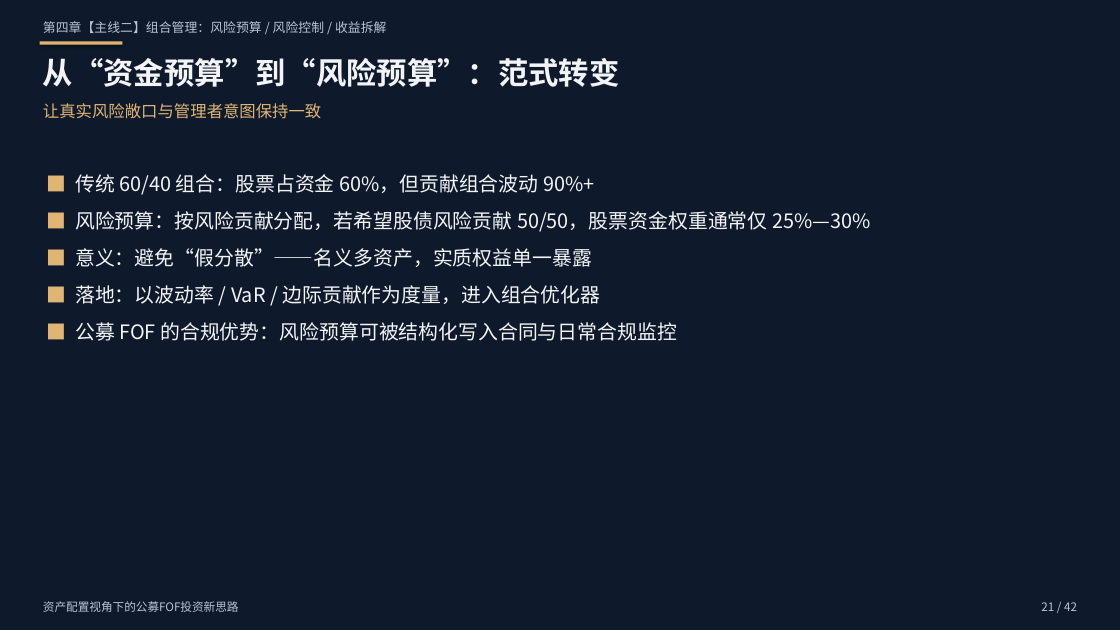
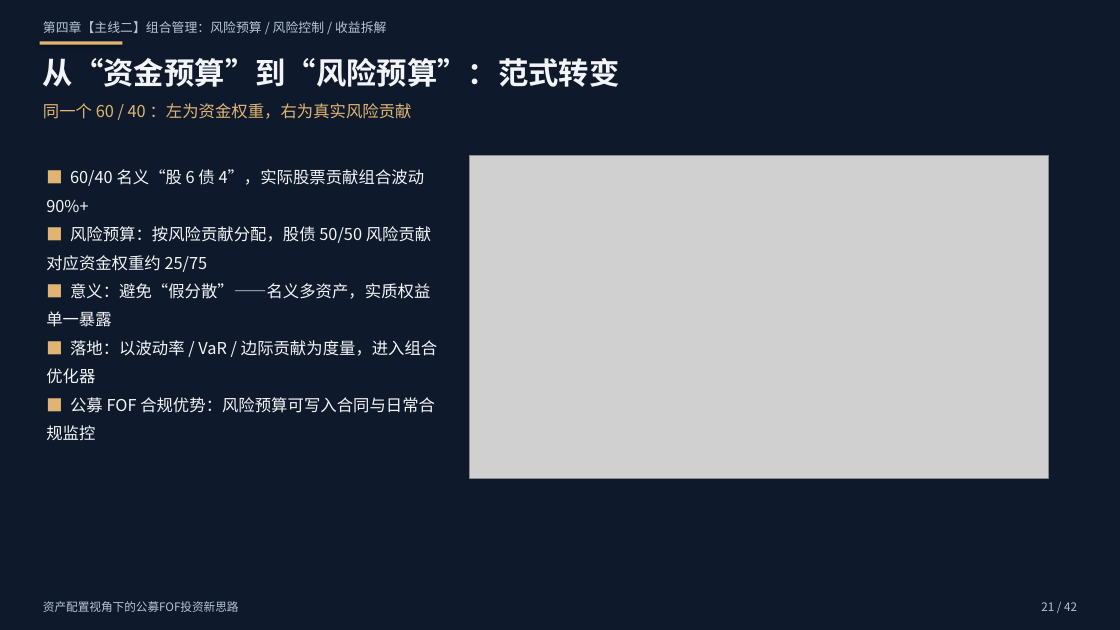
Before and after one commit to xuchendu-web/GGSDDU, a slide deck: slide 21 of output/FOF资产配置新思路.pptx. Drawn at 1120x630 pixels with LibreOffice and Linux fonts; fonts in the diff are those of the drawing; grey boxes stand for pictures. Boxes give left, top, right and bottom in pixels: in the first picture for what was removed or moved away, otherwise in the second. Text is boxed around its words. In the diff, an @@ line names an element or a change of style, - is before the commit and + after.

```diff
--- a/output/FOF资产配置新思路.pptx
+++ b/output/FOF资产配置新思路.pptx
@@ text at (43,103,412,119): text changed @@
-让真实风险敞口与管理者意图保持一致
+同一个 60 / 40 ：左为资金权重，右为真实风险贡献
@@ text at (46,169,431,272): text changed; size 17 to 14 pt @@
-■ 传统 60/40 组合：股票占资金 60%，但贡献组合波动 90%+
-■ 风险预算：按风险贡献分配，若希望股债风险贡献 50/50，股票资金权重通常仅 25%—30%
+■ 60/40 名义“股 6 债 4”，实际股票贡献组合波动 90%+
+■ 风险预算：按风险贡献分配，股债 50/50 风险贡献对应资金权重约 25/75
@@ picture added at (470,155,1049,478) @@
@@ text at (46,283,430,327): size 17 to 14 pt in "■ 意义：避免“假分散”——名义多资产，实质权益单一暴露"; line spacing 1.55 to 1.45 @@
@@ text at (46,340,437,440): text changed; size 17 to 14 pt @@
-■ 落地：以波动率 / VaR / 边际贡献作为度量，进入组合优化器
-■ 公募 FOF 的合规优势：风险预算可被结构化写入合同与日常合规监控
+■ 落地：以波动率 / VaR / 边际贡献为度量，进入组合优化器
+■ 公募 FOF 合规优势：风险预算可写入合同与日常合规监控
```
Also in this commit, not shown: 9 other slides changed, 13 other files.
